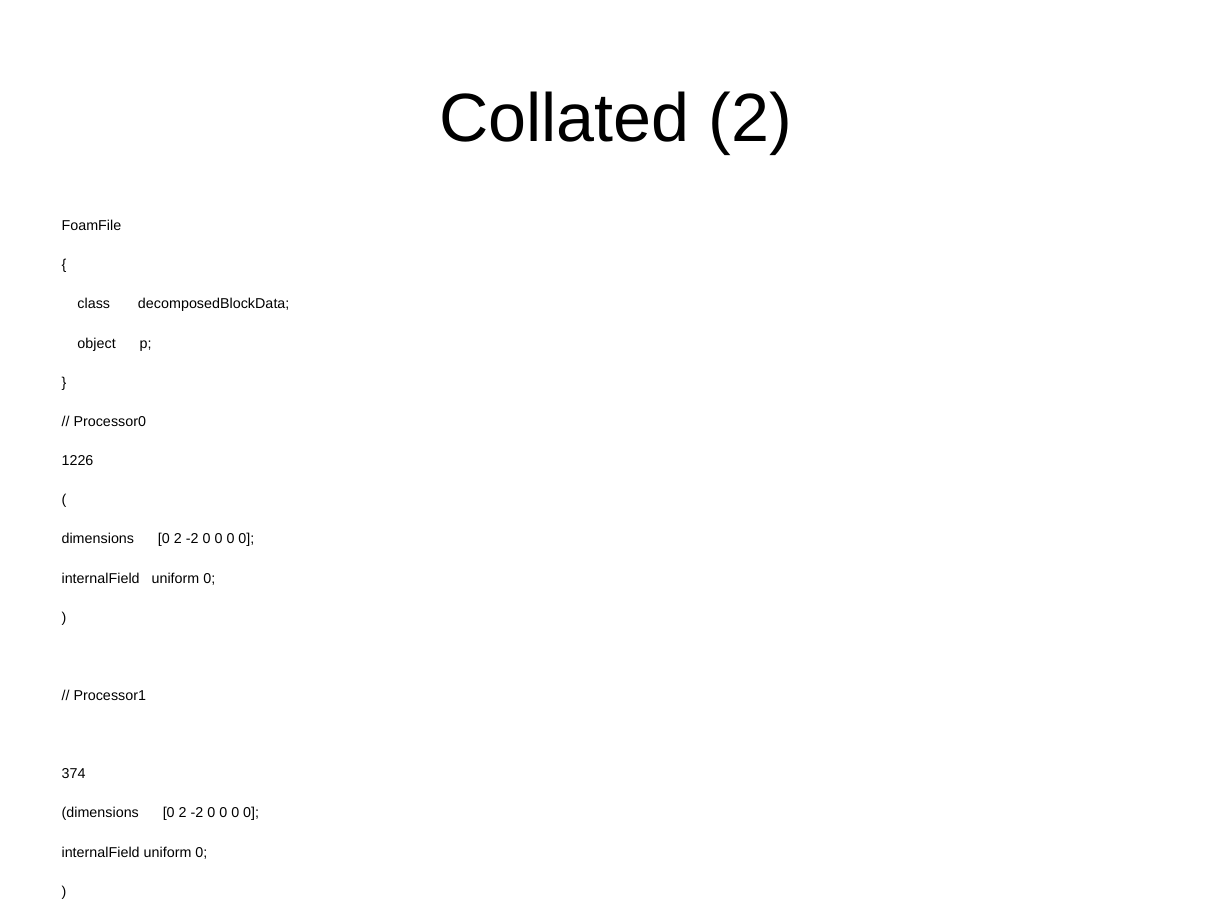
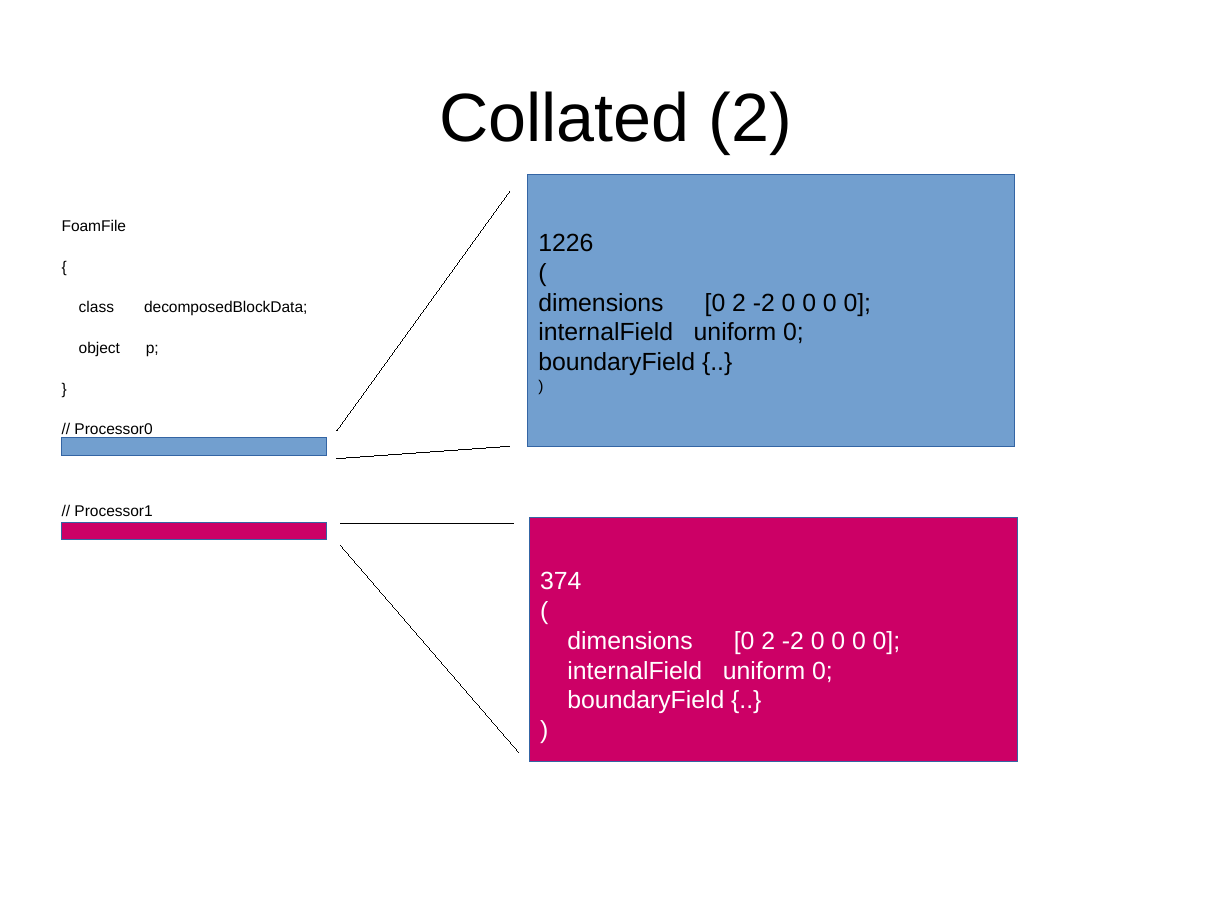
Before and after one commit to mattijsjanssens/mattijs-extensions, a slide deck: slide 12 of doc/Notes/GlobalFile_UGM2017/presentation.odp. Drawn at 1232x924 pixels with LibreOffice and Linux fonts; fonts in the diff are those of the drawing. Boxes give left, top, right and bottom in pixels: in the first picture for what was removed or moved away, otherwise in the second. Text is boxed around its words. In the diff, an @@ line names an element or a change of style, - is before the commit and + after.

Commit message:
ENH: presentation: updated

```diff
--- a/doc/Notes/GlobalFile_UGM2017/presentation.odp
+++ b/doc/Notes/GlobalFile_UGM2017/presentation.odp
@@ rectangle added at [528, 174, 1015, 446], fill #729FCF, outline #3465A4 0 pt, 16 pt, text #000000 @@
+1226
+(
+dimensions [0 2 -2 0 0 0 0];
+internalField uniform 0;
+boundaryField {..}
+)
@@ line added from (337, 430) to (510, 191), #000000 0 pt @@
@@ text "FoamFile" at [62, 219, 307, 516]: size 9.2 to 10 pt @@
@@ rectangle added at [61, 437, 326, 455], fill #729FCF, outline #3465A4 0 pt @@
@@ line added from (337, 458) to (510, 446), #000000 0 pt @@
@@ text at [62, 455, 254, 585]: paragraphs removed @@
-1226
-(
-dimensions [0 2 -2 0 0 0 0];
-internalField uniform 0;
-)
@@ rectangle added at [61, 522, 326, 540], fill #CC0066, outline #3465A4 0 pt @@
@@ line added from (341, 524) to (513, 524), #000000 0 pt @@
@@ rectangle added at [529, 518, 1017, 761], fill #CC0066, outline #3465A4 0 pt, 16 pt, text #FFFFFF @@
+374
+(
+dimensions [0 2 -2 0 0 0 0];
+internalField uniform 0;
+boundaryField {..}
+)
@@ line added from (341, 546) to (519, 752), #000000 0 pt @@
@@ text at [62, 768, 259, 859]: paragraphs removed @@
-374
-(dimensions [0 2 -2 0 0 0 0];
-internalField uniform 0;
-)
```
Also in this commit, not shown: 2 other slides changed, 4 slides added.
